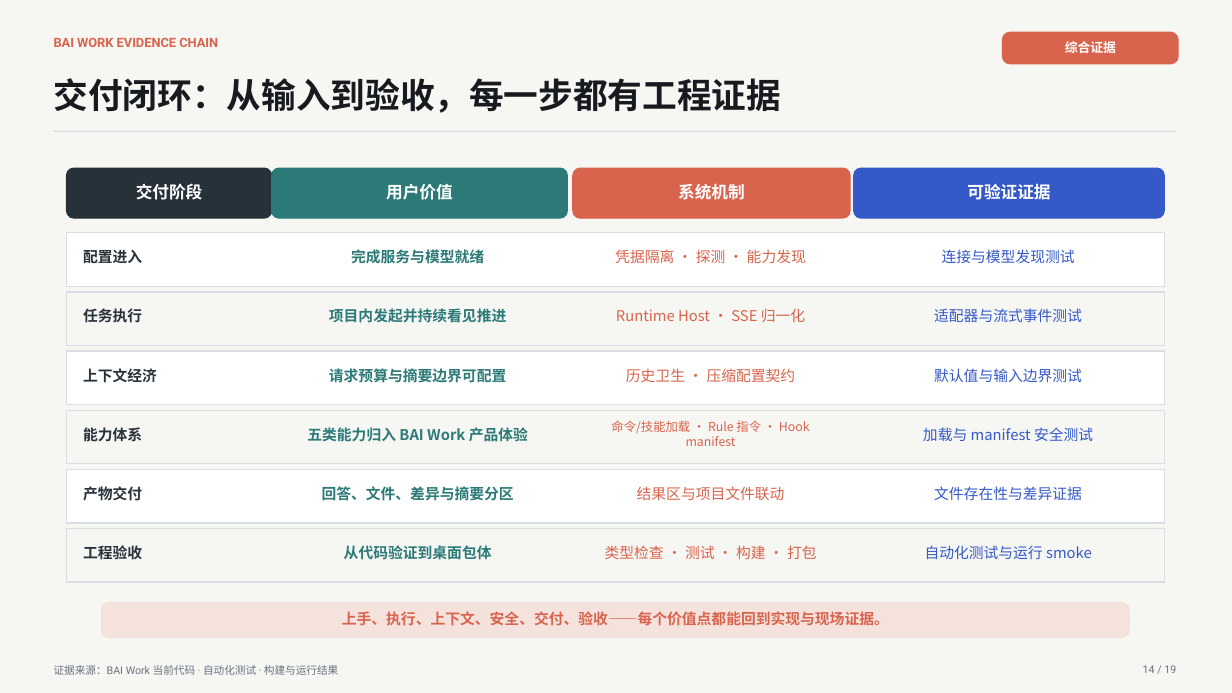
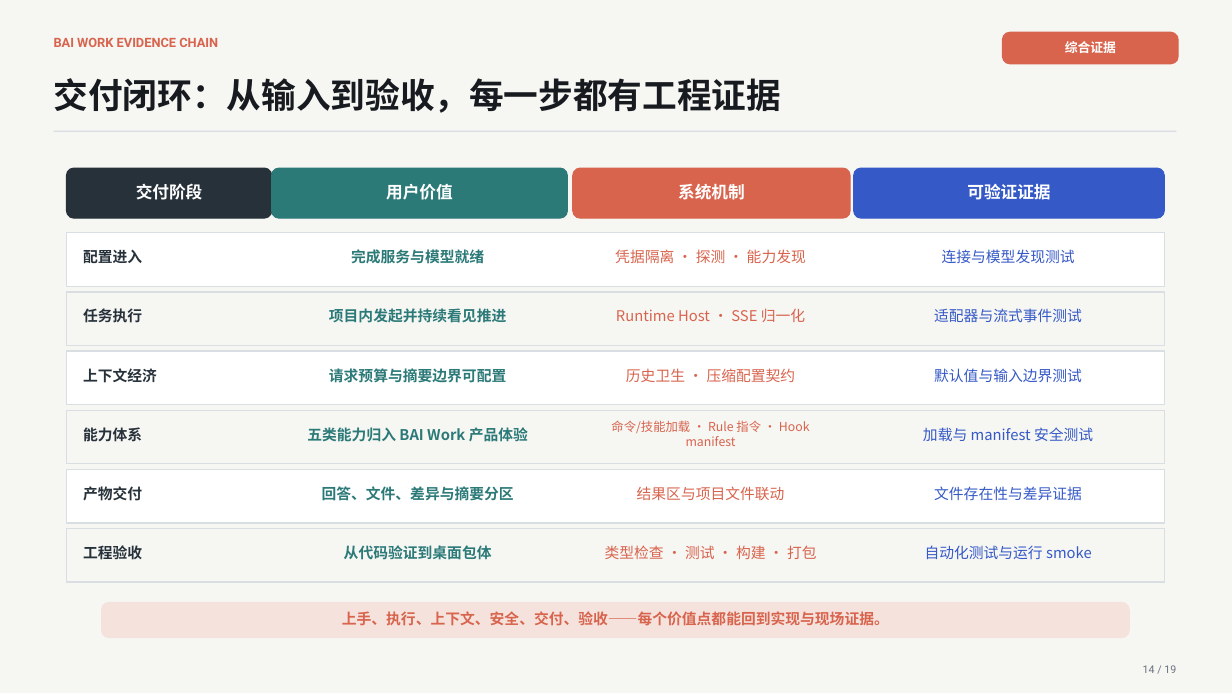
Before and after one commit to 2830500285/BAI-Work, a slide deck: slide 14 of docs/presentation/BAI-Work-Defense-Deck.pptx. Drawn at 1232x693 pixels with LibreOffice and Linux fonts; fonts in the diff are those of the drawing. Boxes give left, top, right and bottom in pixels: in the first picture for what was removed or moved away, otherwise in the second. Text is boxed around its words. In the diff, an @@ line names an element or a change of style, - is before the commit and + after.

```diff
--- a/docs/presentation/BAI-Work-Defense-Deck.pptx
+++ b/docs/presentation/BAI-Work-Defense-Deck.pptx
@@ text removed at bbox=[54, 665, 338, 675] @@
-证据来源：BAI Work 当前代码 · 自动化测试 · 构建与运行结果
```
Also in this commit, not shown: 16 other slides changed, 1 other file.
